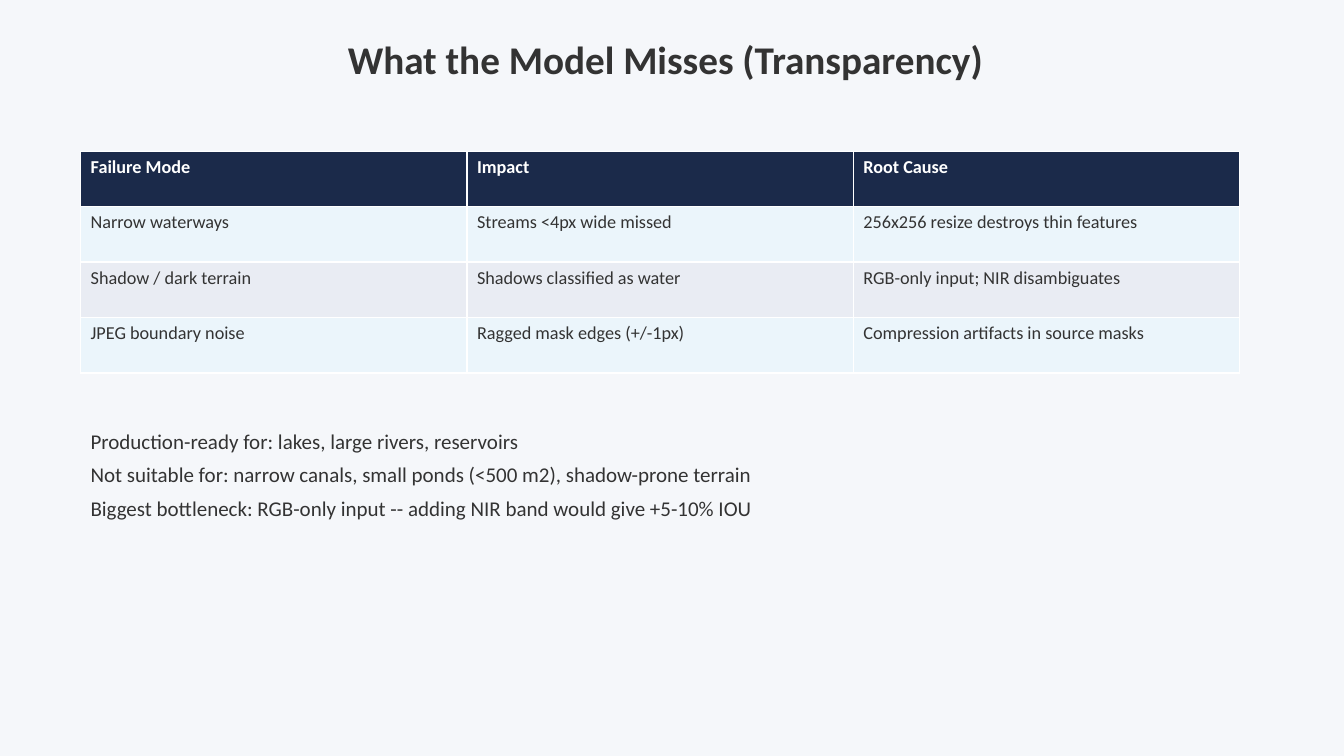
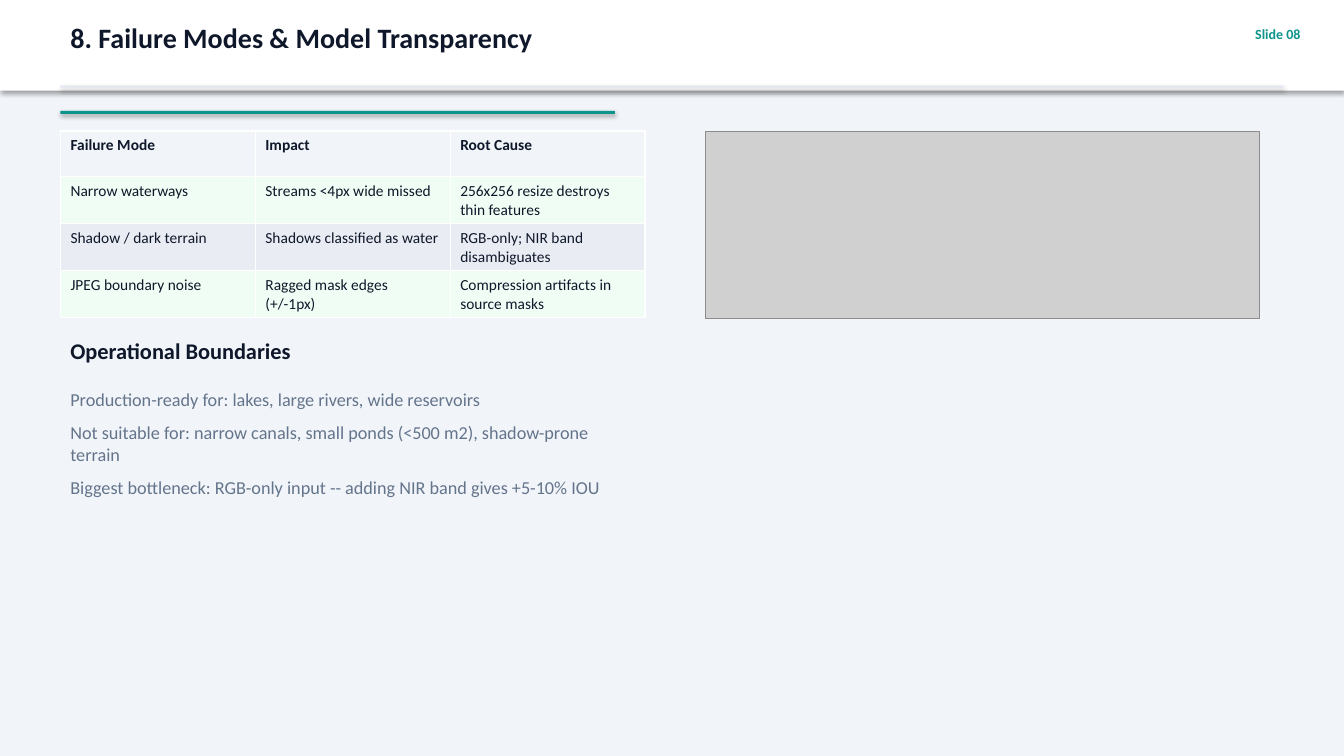
Before and after one commit to Angelgupta13/water-segementation, a slide deck: slide 8 of presentation.pptx (slide 6 before the commit). Drawn at 1344x756 pixels with LibreOffice and Linux fonts; fonts in the diff are those of the drawing; grey boxes stand for pictures. Boxes give left, top, right and bottom in pixels: in the first picture for what was removed or moved away, otherwise in the second. Text is boxed around its words. In the diff, an @@ line names an element or a change of style, - is before the commit and + after.

Commit message:
feat: professional 10-slide presentation with real EDA images, fix docker-compose healthcheck, update URLs

```diff
--- a/presentation.pptx
+++ b/presentation.pptx
@@ background #F5F7FA to #F1F5F9 @@
@@ rectangle added at [0,0,1344,91], fill #FFFFFF @@
@@ text at [70,28,533,53]: text changed; size 28 to 20 pt; text colour #333333 to #0F172A @@
-What the Model Misses (Transparency)
+8. Failure Modes & Model Transparency
@@ text added at [1255,29,1300,39], 10 pt, text #0D948B, bold @@
+Slide 08
@@ rectangle added at [60,86,1284,88], fill #E2E8F0 @@
@@ rectangle added at [60,111,615,114], fill #0D948B @@
@@ table at [60,131,644,316] @@
-row 3, column 3: RGB-only input; NIR disambiguates
+row 3, column 3: RGB-only; NIR band disambiguates
@@ fill #1B2A4A to #F1F5F9 in row 1 @@
@@ fill #EBF5FB to #F0FDF4 in 6 cells @@
@@ size 13 to 11 pt in "Failure Mode", "Impact", "Root Cause", "Narrow waterways" and 7 more places @@
@@ text colour #FFFFFF to #0F172A in "Failure Mode", "Impact", "Root Cause" @@
@@ text colour #333333 to #0F172A in "Narrow waterways", "Streams <4px wide missed", "256x256 resize destroys thin features", "Shadow / dark terrain" and 4 more places @@
@@ table: place and size @@
-table at [81,151,1239,373]
+table at [60,131,644,316]
@@ picture added at [706,131,1260,319] @@
@@ text added at [70,343,291,363], 16 pt, text #0F172A, bold @@
+Operational Boundaries
@@ text "Production-ready for: lakes, large rivers, ...": place and size @@
-text "Production-ready for: lakes, large rivers, ..." at [91,434,751,520]
+text "Production-ready for: lakes, large rivers, ..." at [70,393,599,497]
@@ text at [70,393,480,409]: text changed; size 15 to 13 pt; text colour #333333 to #64748B @@
-Production-ready for: lakes, large rivers, reservoirs
+Production-ready for: lakes, large rivers, wide reservoirs
@@ text at [70,426,588,461]: size 15 to 13 pt, text colour #333333 to #64748B in "Not suitable for: narrow canals, small ponds ..."; more space between paragraphs @@
@@ text at [70,481,599,497]: text changed; size 15 to 13 pt; text colour #333333 to #64748B @@
-Biggest bottleneck: RGB-only input -- adding NIR band would give +5-10% IOU
+Biggest bottleneck: RGB-only input -- adding NIR band gives +5-10% IOU
```
Also in this commit, not shown: 6 other slides changed, 3 slides added, 1 slide removed, 4 other files.
